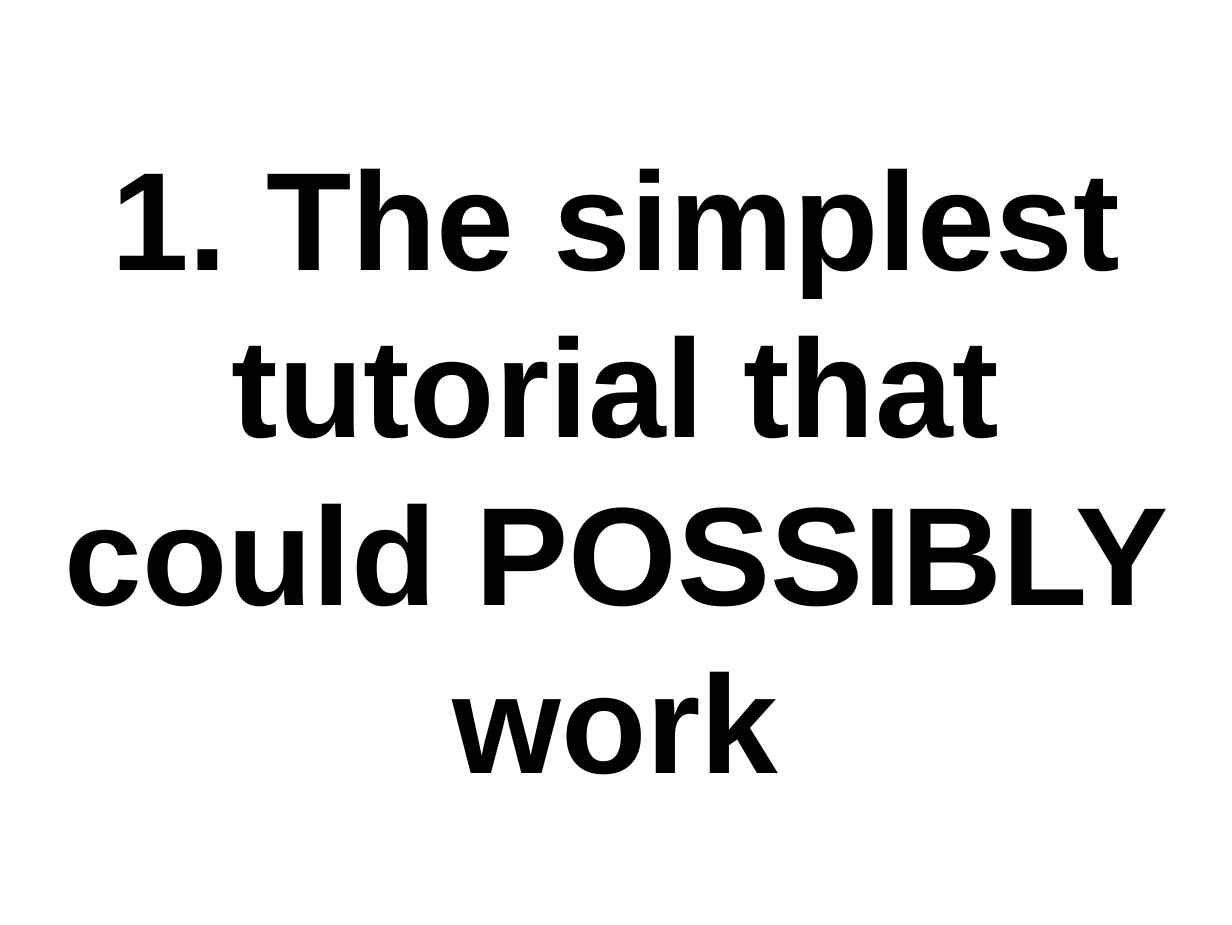
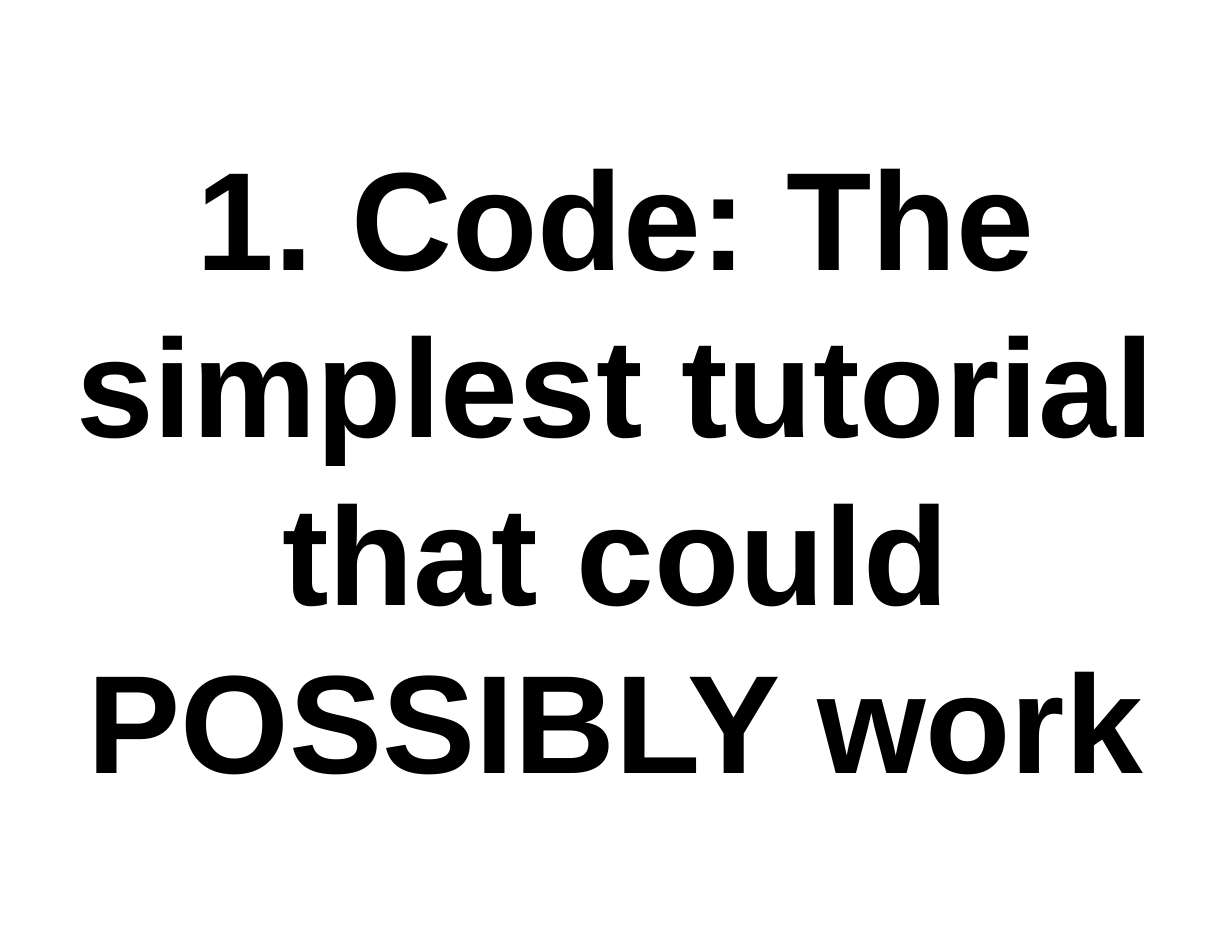
Before and after one commit to thewoolleyman/ci_for_the_rails_guy_or_gal, a slide deck: slide 14 of presentation/ci_for_the_web_2.0_guy_or_gal.odp. Drawn at 1232x925 pixels with LibreOffice and Linux fonts; fonts in the diff are those of the drawing. Boxes give left, top, right and bottom in pixels: in the first picture for what was removed or moved away, otherwise in the second. Text is boxed around its words. In the diff, an @@ line names an element or a change of style, - is before the commit and + after.

```diff
--- a/presentation/ci_for_the_web_2.0_guy_or_gal.odp
+++ b/presentation/ci_for_the_web_2.0_guy_or_gal.odp
@@ title at (76, 168, 1154, 775): text changed @@
-1. The simplest tutorial that could POSSIBLY work
+1. Code: The simplest tutorial that could POSSIBLY work
```
Also in this commit, not shown: 4 other slides changed, 7 slides added, 1 slide removed, 1 other file.
